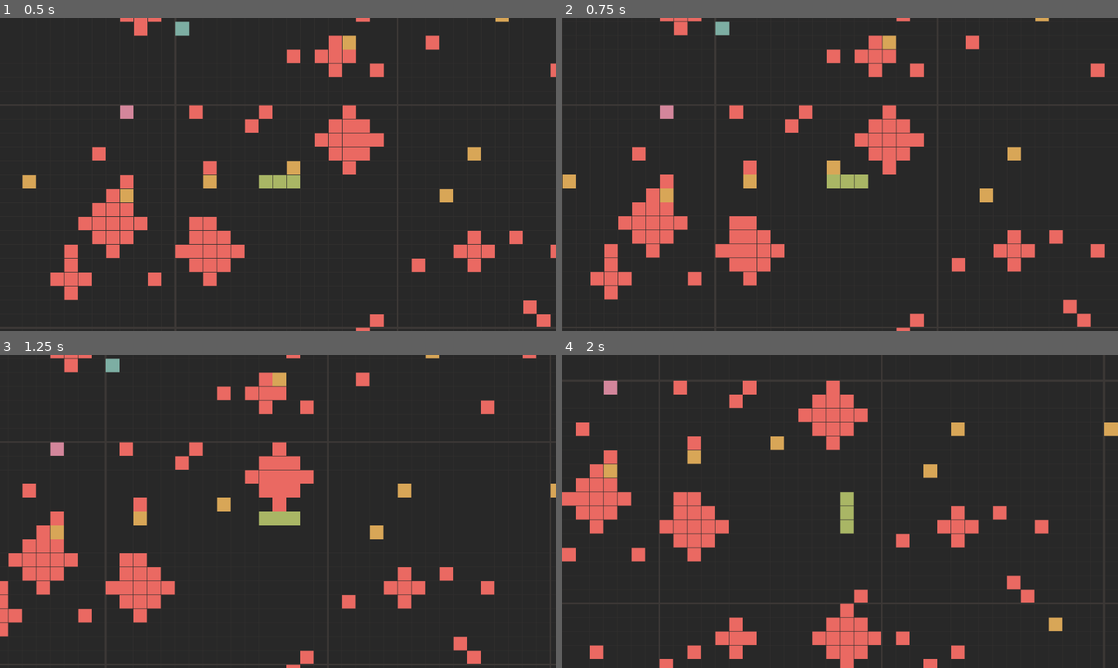
Above: before the commit, frames 1-4 (two rows, left to right).
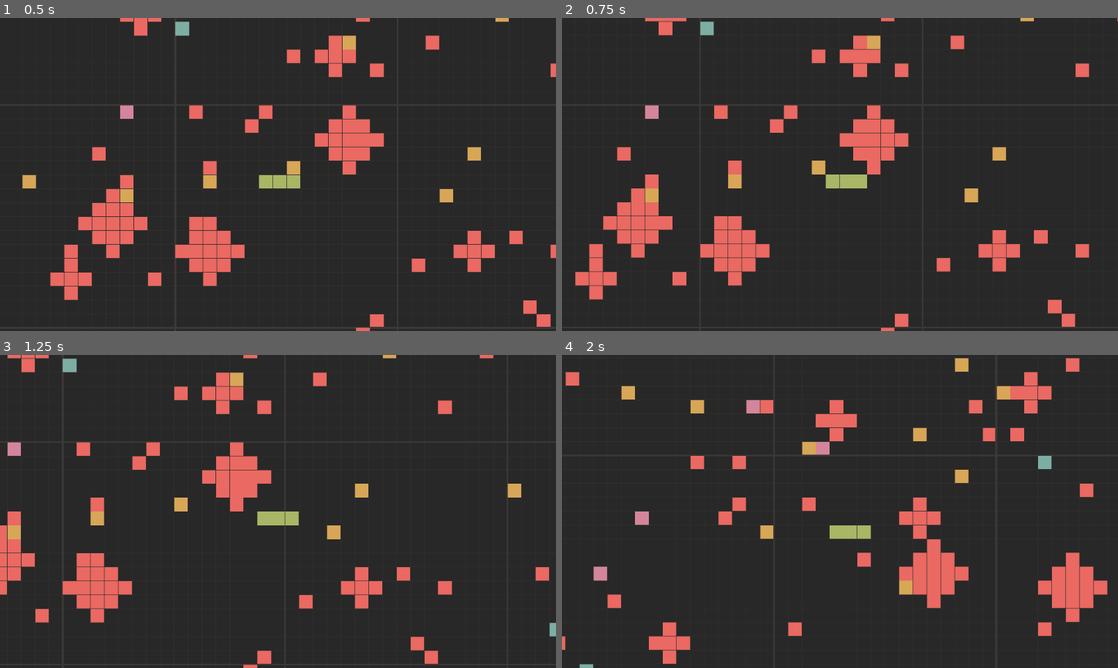
Above: after the commit, the same moments.

Repository: Shh37/Serbent
Game: Godot game, scene res://scenes/Main.tscn
The game is run twice, just before and just after one commit, with the same random seed, the same clock (stepped at 60 frames per second) and the same inputs.
Inputs:
- Up to frame 1 (0.5 s): no input
- Up to frame 2 (0.75 s): tap Enter at 0.5 s; hold Right (ui_right) from 0.53 s (still down); hold Enter from 0.53 s (still down)
- Up to frame 3 (1.25 s): keep holding Right (ui_right); keep holding Enter; tap Space at 0.77, 1.07 s; tap Keypad Enter at 0.8 s
- Up to frame 4 (2 s): release Right (ui_right) at 1.28 s; release Enter at 1.28 s; hold Down (ui_down) from 1.28 s (still down); tap Keypad Enter at 1.35 s; tap Space at 1.52, 1.55, 1.82 s

Frame 1 is identical in both runs. In frame 2, 12% of the frame differs, in the area x 0-100%, y 0-100%; in frame 3, 15%; in frame 4, 18%.

Commit message:
ダッシュ機能を追加

Diff:
--- a/scripts/Snake.gd
+++ b/scripts/Snake.gd
@@ -6,7 +6,9 @@
 var input_queue = []
 
 var move_timer = 0.0
-var move_speed = 0.15 # Seconds per move
+var move_speed_normal = 0.15
+var move_speed_dash = 0.05
+var is_dashing = false
 
 func _ready():
 	# Initial snake (3 segments)
@@ -14,14 +16,20 @@
 	update_position_from_grid()
 
 func _process(delta):
+	is_dashing = Input.is_key_pressed(KEY_SPACE) or Input.is_key_pressed(KEY_ENTER) or Input.is_key_pressed(KEY_KP_ENTER)
 	handle_input()
 
+	var current_speed = move_speed_dash if is_dashing else move_speed_normal
+
 	move_timer += delta
-	if move_timer >= move_speed:
+	if move_timer >= current_speed:
 		move_timer = 0.0
 		move_step()
 
 func handle_input():
+	if is_dashing:
+		return # Cannot change direction while dashing
+
 	var new_dir = Vector2i.ZERO
 	if Input.is_action_just_pressed("ui_up"): new_dir = Vector2i.UP
 	elif Input.is_action_just_pressed("ui_down"): new_dir = Vector2i.DOWN
Not shown, changed: SPEC.md
